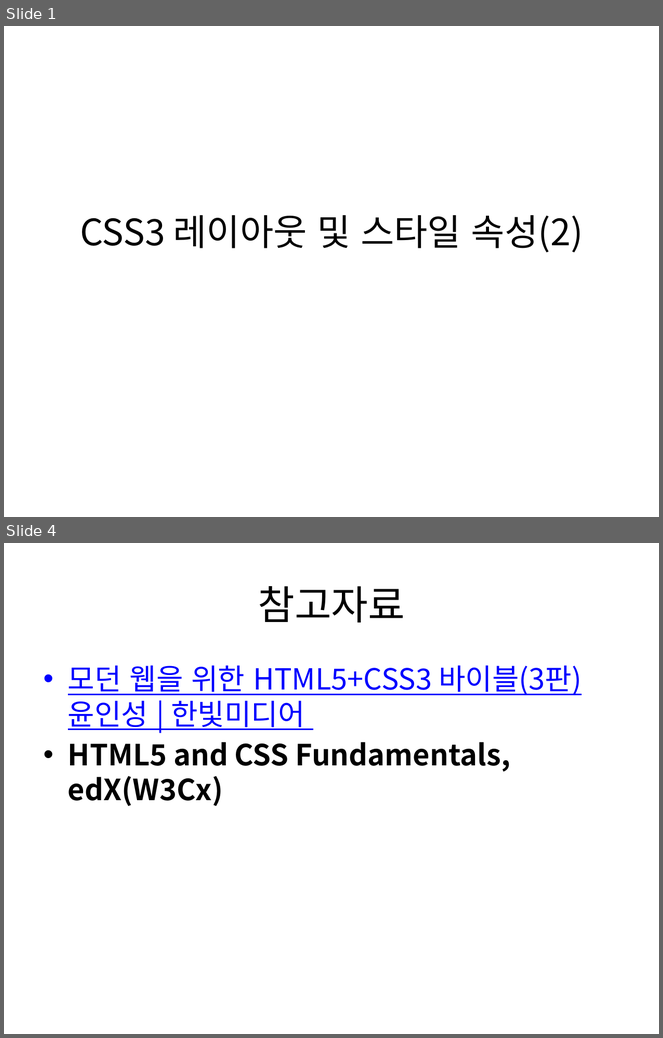
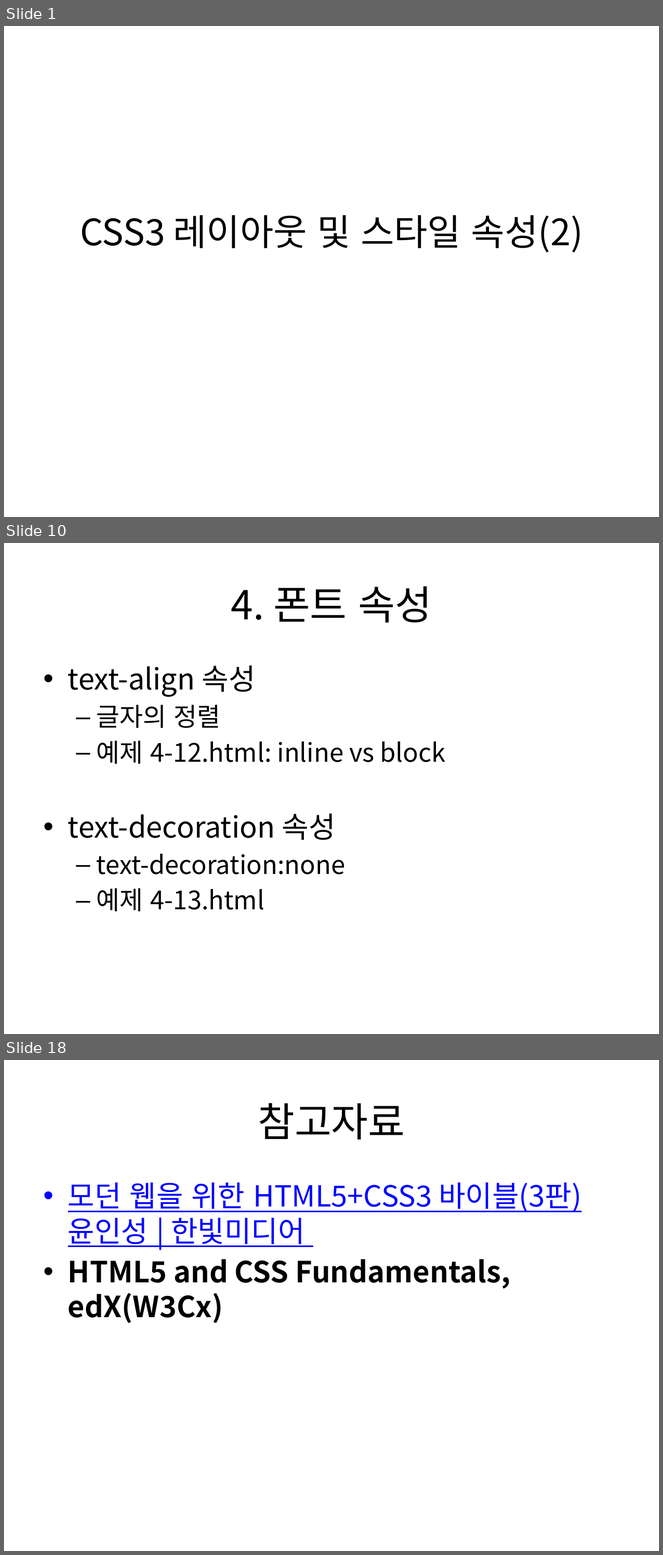
Before and after one commit to kdkcom1234/git2021, a slide deck: 1-html-css/04. CSS3 레이아웃 및 스타일 속성(2).pptx. Shown one above the other, each under a label of ours: slides 1 and 4 before the commit, slides 1, 10 and 18 after it; the slides between them are not shown. The pictures are 663x1038 and 663x1555 pixels, drawn with LibreOffice and Linux fonts; fonts in the diff are those of the drawing. Boxes give left, top, right and bottom in pixels: in the first picture for what was removed or moved away, otherwise in the second. Text is boxed around its words. In the diff, an @@ line names an element or a change of style, - is before the commit and + after.

```diff
--- a/1-html-css/04. CSS3 레이아웃 및 스타일 속성(2).pptx
+++ b/1-html-css/04. CSS3 레이아웃 및 스타일 속성(2).pptx
@@ slide 10 added at [4, 543, 659, 1034], background #FFFFFF @@
@@ title added at [231, 586, 432, 623], 44 pt, text #000000 @@
+4. 폰트 속성
@@ text added at [68, 665, 446, 912], 28 pt, text #000000 @@
+• text-align 속성
+  – 글자의 정렬
+  – 예제 4-12.html: inline vs block
+• text-decoration 속성
+  – text-decoration:none
+  – 예제 4-13.html
@@ what was slide 4 is now slide 18 @@
```
Also in this commit, not shown: 1 slide changed, 14 other slides added, 1 slide removed, 24 other files.
